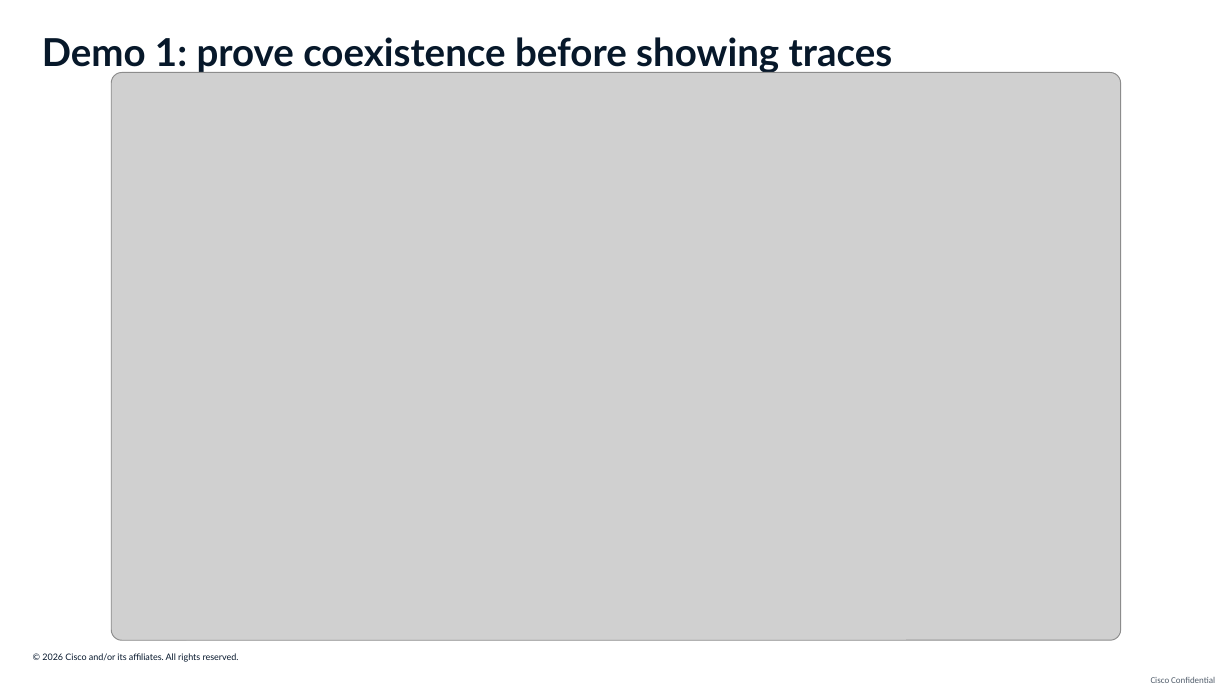
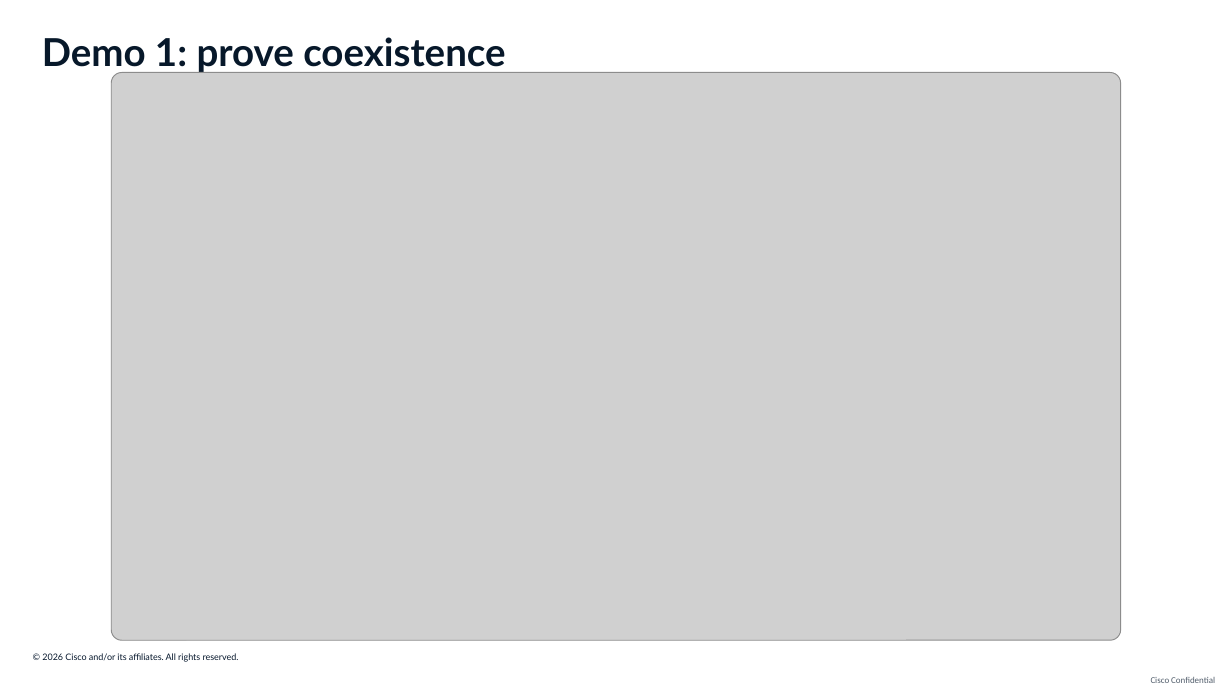
Before and after one commit to ajimenez1503/cilium-obi-demo, a slide deck: slide 17 of slides/cilium-obi-session-deck-latest.pptx (slide 16 before the commit). Drawn at 1232x693 pixels with LibreOffice and Linux fonts; fonts in the diff are those of the drawing; grey boxes stand for pictures; background and template pictures are left out. Boxes give left, top, right and bottom in pixels: in the first picture for what was removed or moved away, otherwise in the second. Text is boxed around its words. In the diff, an @@ line names an element or a change of style, - is before the commit and + after.

Commit message:
Clarify OBI and rebalance demo recordings

```diff
--- a/slides/cilium-obi-session-deck-latest.pptx
+++ b/slides/cilium-obi-session-deck-latest.pptx
@@ text at bbox=[42, 37, 505, 73]: text changed @@
-Demo 1: prove coexistence before showing traces
+Demo 1: prove coexistence
```
Also in this commit, not shown: 11 other slides changed, 9 other files.
